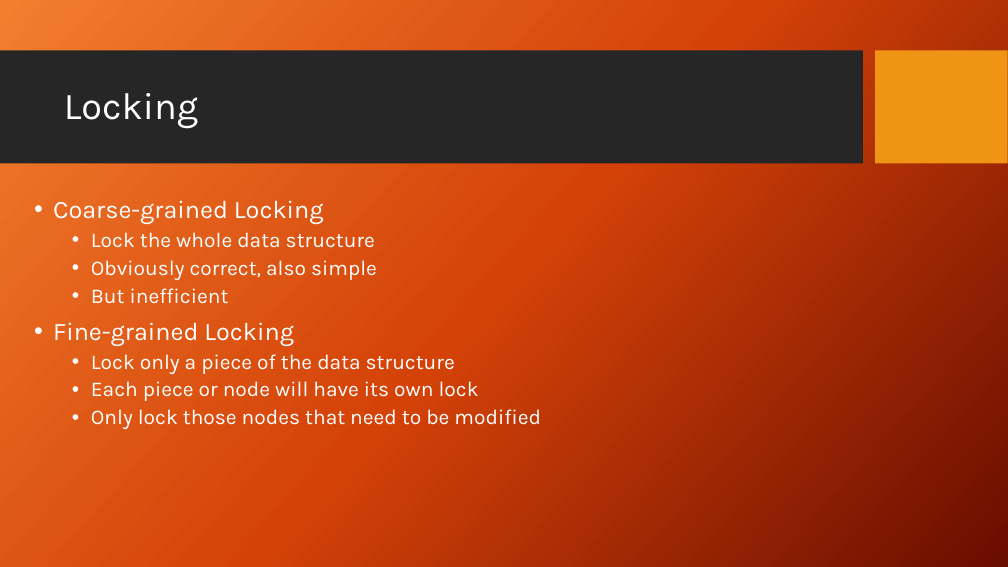
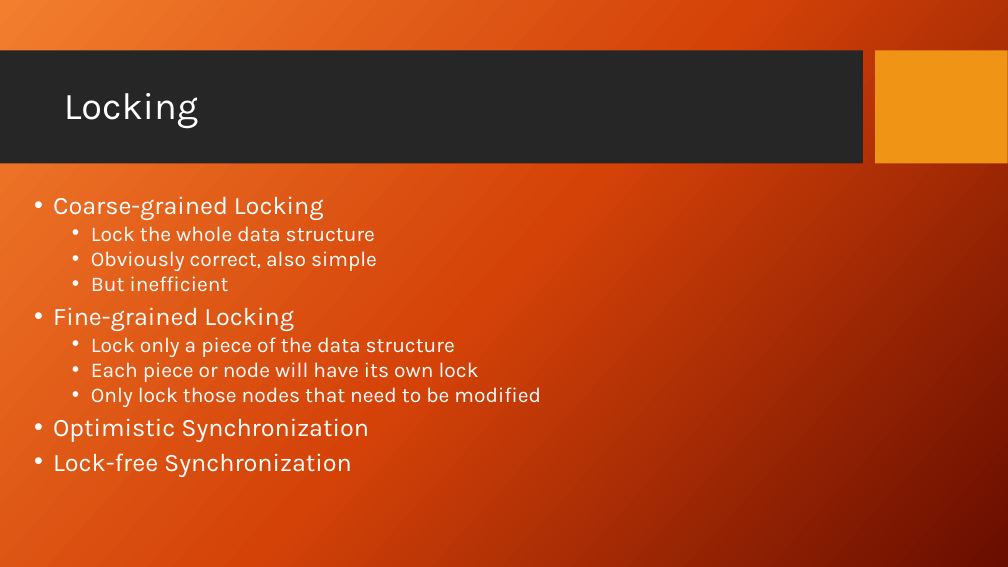
Before and after one commit to DroidX86/skip-stats, a slide deck: slide 7 of seminar.pptx (slide 8 before the commit). Drawn at 1008x567 pixels with LibreOffice and Linux fonts; fonts in the diff are those of the drawing; background and template pictures are left out. Boxes give left, top, right and bottom in pixels: in the first picture for what was removed or moved away, otherwise in the second. Text is boxed around its words. In the diff, an @@ line names an element or a change of style, - is before the commit and + after.

```diff
--- a/seminar.pptx
+++ b/seminar.pptx
@@ text at (53,196,541,407): line spacing 0.9 to 0.8 @@
@@ text at (53,418,369,477): paragraphs added @@
+• Optimistic Synchronization
+• Lock-free Synchronization
```
Also in this commit, not shown: 10 other slides changed, 2 slides added, 1 slide removed, 13 other files.
